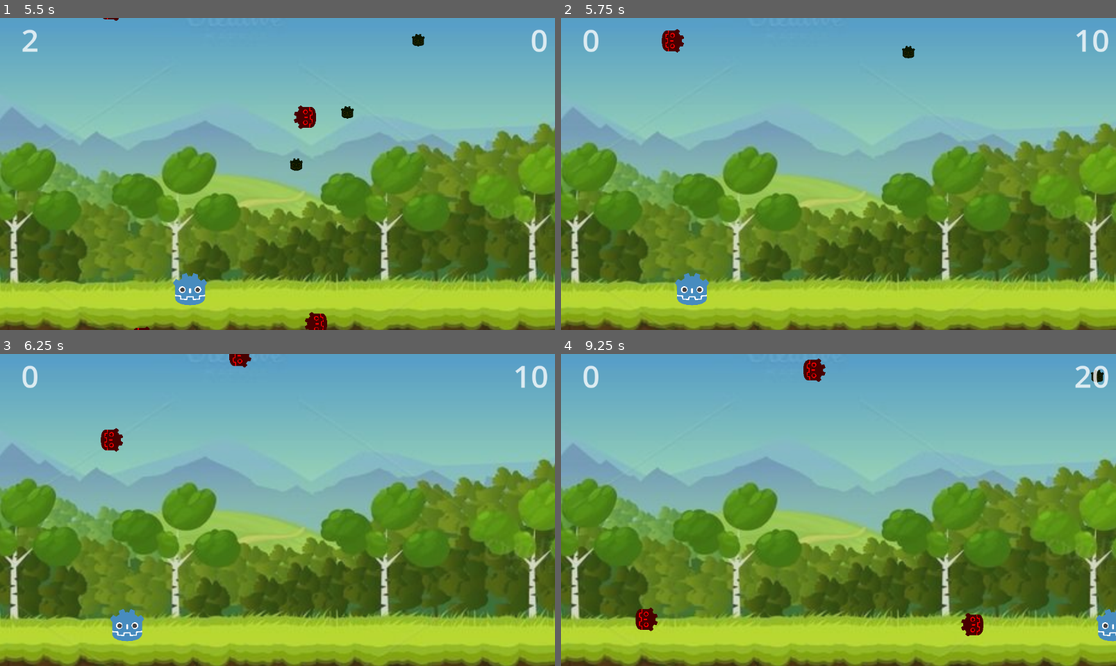
Above: before the commit, frames 1-4 (two rows, left to right).
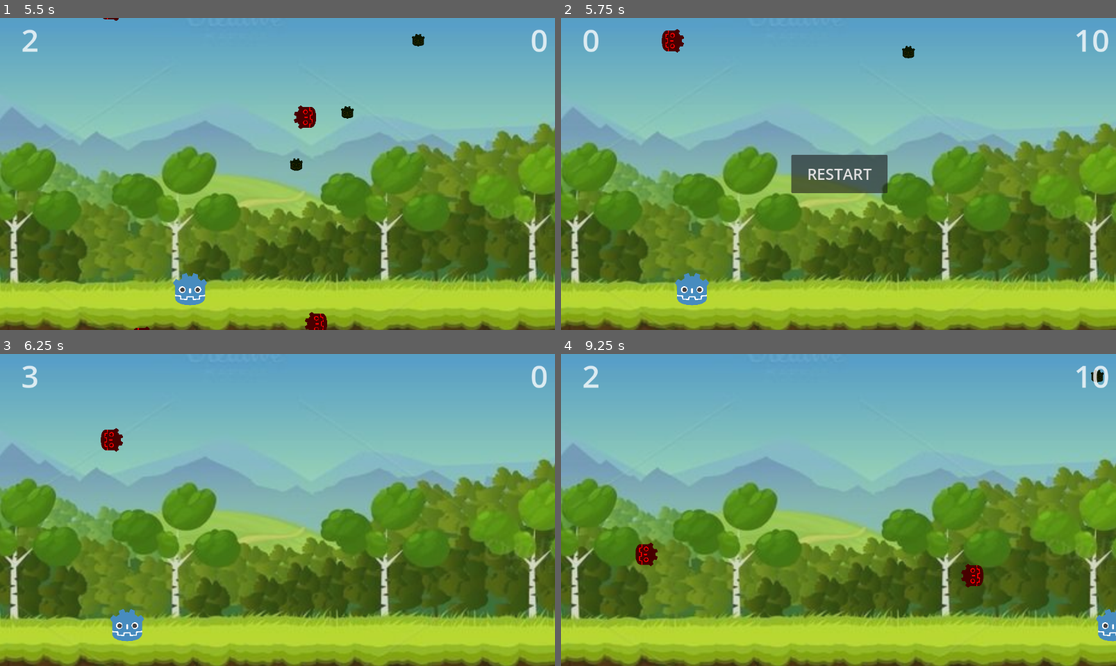
Above: after the commit, the same moments.

Repository: srad1292/ShootEmGd
Game: Godot game, scene res://Scenes/level.tscn
The game is run twice, just before and just after one commit, with the same random seed, the same clock (stepped at 60 frames per second) and the same inputs.
Inputs (mouse positions are in pixels of both pictures, inside the frame that each line leads up to):
- Up to frame 1 (5.5 s): tap Enter (ui_accept) at 0.5, 1.35, 1.52, 1.82, 2.85, 3.02, 3.32, 4.35, 4.52, 4.82 s; hold Right (ui_right) 0.53-1.28 s; hold Enter (ui_accept) 0.53-1.28 s; hold Left (ui_left) 1.28-2.03 s; hold Enter (ui_accept) 2.03-2.78 s; hold Right (ui_right) 2.03-3.53 s; hold Enter (ui_accept) 3.53-4.28 s; hold Left (ui_left) from 3.53 s (still down); hold Enter (ui_accept) from 5.03 s (still down)
- Up to frame 2 (5.75 s): keep holding Left (ui_left); keep holding Enter (ui_accept)
- Up to frame 3 (6.25 s): release Left (ui_left) at 5.75 s; release Enter (ui_accept) at 5.75 s; click (277, 510) at 5.75 s, where only the run after the commit has a clickable "RESTART"
- Up to frame 4 (9.25 s): hold Right (ui_right) 6.53-8.78 s; tap Enter (ui_accept) at 6.6, 6.77, 7.07, 8.1, 8.27, 8.57 s; hold Enter (ui_accept) 7.28-8.03 s; hold Left (ui_left) from 8.78 s (still down); hold Enter (ui_accept) from 8.78 s (still down)

Frame 1 is identical in both runs. In frame 2, 2.1% of the frame differs, in the area x 41-59%, y 43-57%; in frame 3, 0.3%; in frame 4, 1.4%.

Commit message:
Walls to block player.  Handling game over and game restart

Diff:
--- a/Scenes/enemy.tscn
+++ b/Scenes/enemy.tscn
@@ -7,10 +7,10 @@
 [sub_resource type="CircleShape2D" id="CircleShape2D_yk5ok"]
 radius = 26.0192
 
-[node name="Enemy" type="Node2D"]
+[node name="Enemy" type="Node2D" groups=["Enemy"]]
 script = ExtResource("1_828n2")
 
-[node name="Area2D" type="Area2D" parent="."]
+[node name="Area2D" type="Area2D" parent="." groups=["Enemy"]]
 collision_layer = 4
 collision_mask = 26
 
--- a/Scenes/level.tscn
+++ b/Scenes/level.tscn
@@ -6,6 +6,9 @@
 [ext_resource type="PackedScene" uid="uid://d22yqvb8vtbtk" path="res://Scenes/enemy_spawner.tscn" id="3_ibl7f"]
 [ext_resource type="PackedScene" uid="uid://d3v2k0sin5lrr" path="res://Scenes/bullet_shredder.tscn" id="4_h6gu7"]
 [ext_resource type="PackedScene" uid="uid://cb385s3v16lkk" path="res://Scenes/enemy_shredder.tscn" id="5_r6jgk"]
+
+[sub_resource type="RectangleShape2D" id="RectangleShape2D_x4sqb"]
+size = Vector2(51, 175)
 
 [node name="Level" type="Node2D"]
 
@@ -41,6 +44,25 @@
 horizontal_alignment = 2
 vertical_alignment = 1
 
+[node name="Button" type="Button" parent="HUD"]
+visible = false
+custom_minimum_size = Vector2(200, 80)
+anchors_preset = 8
+anchor_left = 0.5
+anchor_top = 0.5
+anchor_right = 0.5
+anchor_bottom = 0.5
+offset_left = -93.0
+offset_top = -34.0
+offset_right = 96.0
+offset_bottom = 34.0
+grow_horizontal = 2
+grow_vertical = 2
+size_flags_horizontal = 4
+size_flags_vertical = 4
+theme_override_font_sizes/font_size = 32
+text = "RESTART"
+
 [node name="Player" parent="." instance=ExtResource("2_gndru")]
 
 [node name="EnemySpawner" parent="." instance=ExtResource("3_ibl7f")]
@@ -50,6 +72,29 @@
 
 [node name="EnemyShredder" parent="." instance=ExtResource("5_r6jgk")]
 
+[node name="Blockers" type="Node2D" parent="."]
+
+[node name="Left" type="StaticBody2D" parent="Blockers"]
+position = Vector2(-11, 558)
+collision_layer = 64
+collision_mask = 8
+
+[node name="CollisionShape2D" type="CollisionShape2D" parent="Blockers/Left"]
+position = Vector2(15.5, 0.5)
+shape = SubResource("RectangleShape2D_x4sqb")
+
+[node name="Right" type="StaticBody2D" parent="Blockers"]
+position = Vector2(1136, 558)
+
+[node name="CollisionShape2D" type="CollisionShape2D" parent="Blockers/Right"]
+position = Vector2(15.5, 0.5)
+shape = SubResource("RectangleShape2D_x4sqb")
+
+[connection signal="game_over" from="HUD" to="Player" method="_on_hud_game_over"]
+[connection signal="game_over" from="HUD" to="EnemySpawner" method="_on_hud_game_over"]
+[connection signal="restart_game" from="HUD" to="Player" method="_on_hud_restart_game"]
+[connection signal="restart_game" from="HUD" to="EnemySpawner" method="_on_hud_restart_game"]
+[connection signal="pressed" from="HUD/Button" to="HUD" method="_on_button_pressed"]
 [connection signal="damage_taken" from="Player" to="HUD" method="_on_player_damage_taken"]
 [connection signal="enemy_killed" from="EnemySpawner" to="HUD" method="_on_enemy_spawner_enemy_killed"]
 [connection signal="enemy_escaped" from="EnemyShredder" to="HUD" method="_on_enemy_shredder_enemy_escaped"]
--- a/Scenes/player.tscn
+++ b/Scenes/player.tscn
@@ -17,7 +17,7 @@
 
 [node name="PlayerBody" type="CharacterBody2D" parent="." groups=["Player"]]
 collision_layer = 8
-collision_mask = 4
+collision_mask = 68
 script = ExtResource("1_u6wln")
 
 [node name="CollisionShape2D" type="CollisionShape2D" parent="PlayerBody"]
--- a/Scripts/HUD.gd
+++ b/Scripts/HUD.gd
@@ -1,16 +1,25 @@
 extends CanvasLayer
 
 signal game_over
+signal restart_game
 
-var lives: int = 3
+const starting_lives: int = 3
+const kill_score: int = 10
+
+var lives: int = starting_lives
 var score: int = 0
-var kill_score: int = 10
+var game_over_sent = false
 
 # Called when the node enters the scene tree for the first time.
 func _ready():
+	setup_game()
+
+func setup_game():
+	lives = starting_lives
+	score = 0
+	game_over_sent = false
 	$Lives.text = str(lives)
 	$Score.text = str(score)
-
 
 # Called every frame. 'delta' is the elapsed time since the previous frame.
 func _process(delta):
@@ -25,13 +34,22 @@
 	handle_live_lost()
 
 func handle_live_lost():
-	lives -= 1
-	if lives >= 0:
+	if lives > 0:
+		lives -= 1
 		$Lives.text = str(lives)
-	else:
+
+	if lives == 0 && game_over_sent == false:
+		game_over_sent = true
 		game_over.emit()
+		$Button.show()
 
 
 func _on_enemy_spawner_enemy_killed():
 	score += kill_score
 	$Score.text = str(score)
+
+
+func _on_button_pressed():
+	$Button.hide()
+	setup_game()
+	restart_game.emit()
--- a/Scripts/Weapon.gd
+++ b/Scripts/Weapon.gd
@@ -5,6 +5,7 @@
 var fireCounter: int = 0
 var delay: float = 0.1
 var elapsed: float = delay
+var canFire: bool = true
 
 # Called when the node enters the scene tree for the first time.
 func _ready():
@@ -16,9 +17,15 @@
 	elapsed += delta
 
 func _input(event):
-	if(event.is_action_pressed("ui_accept") && elapsed >= delay):
+	if(canFire && event.is_action_pressed("ui_accept") && elapsed >= delay):
 		fireCounter += 1
 		elapsed = 0.0
 		var bullet = bullet_scene.instantiate()
 		bullet.position = $"../PlayerBody".get_position()
 		add_child(bullet)
+
+func enable_weapon():
+	canFire = true
+
+func disable_weapon():
+	canFire = false
--- a/Scripts/enemy.gd
+++ b/Scripts/enemy.gd
@@ -17,20 +17,16 @@
 
 
 func _on_area_2d_area_entered(area):
-	print("Enemy on area 2d entered: %s" % area.get_name())
 	if area.is_in_group("EnemyShredder"):
-		print("Enemy collided with enemy shredder")
-		# take a life away
+		#print("Enemy collided with enemy shredder")
 		queue_free()
 	elif area.is_in_group("Bullet"):
-		print("Enemy collided with bullet")
+		#print("Enemy collided with bullet")
 		killed.emit()
 		queue_free()
 
 
 func _on_area_2d_body_entered(body):
-	print("Enemy on area 2d body entered: %s" % body.get_name())
 	if body.is_in_group("Player"):
 		print("Enemy collided with player")
-		#take a life away
 		queue_free()
--- a/Scripts/enemy_spawner.gd
+++ b/Scripts/enemy_spawner.gd
@@ -9,14 +9,11 @@
 var minDelay: float = 0.6
 var maxDelay: float = 1.5
 var timer: Timer = null
+var shouldSpawn: bool = true
 
 # Called when the node enters the scene tree for the first time.
 func _ready():
 	setup_timer()
-
-# Called every frame. 'delta' is the elapsed time since the previous frame.
-func _process(delta):
-	pass
 
 func setup_timer():
 	timer = Timer.new()
@@ -42,3 +39,13 @@
 
 func handle_enemy_killed():
 	enemy_killed.emit()
+
+
+func _on_hud_game_over():
+	timer.stop()
+	shouldSpawn = false
+
+
+func _on_hud_restart_game():
+	shouldSpawn = true
+	timer.start()
--- a/Scripts/player.gd
+++ b/Scripts/player.gd
@@ -5,5 +5,15 @@
 
 
 func _on_area_2d_area_entered(area):
-	print("Player hit by enemy")
-	damage_taken.emit()
+	if area.is_in_group("Enemy"):
+		print("Player hit by enemy")
+		damage_taken.emit()
+
+
+func _on_hud_game_over():
+	$Weapon.disable_weapon()
+
+
+
+func _on_hud_restart_game():
+	$Weapon.enable_weapon()
--- a/project.godot
+++ b/project.godot
@@ -27,6 +27,7 @@
 2d_physics/layer_4="Player"
 2d_physics/layer_5="EnemyShredder"
 2d_physics/layer_6="BulletShredder"
+2d_physics/layer_7="Wall"
 
 [rendering]
 
Not shown: 1 places in Scenes/level.tscn that only renumber resources
